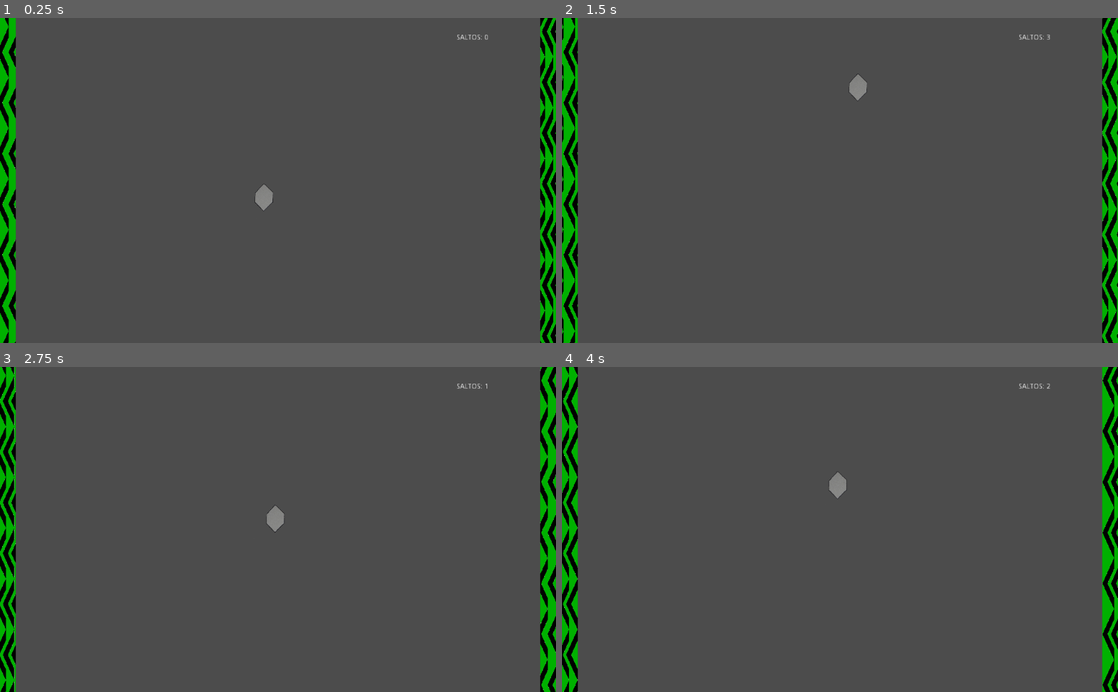
Above: before the commit, frames 1-4 (two rows, left to right).
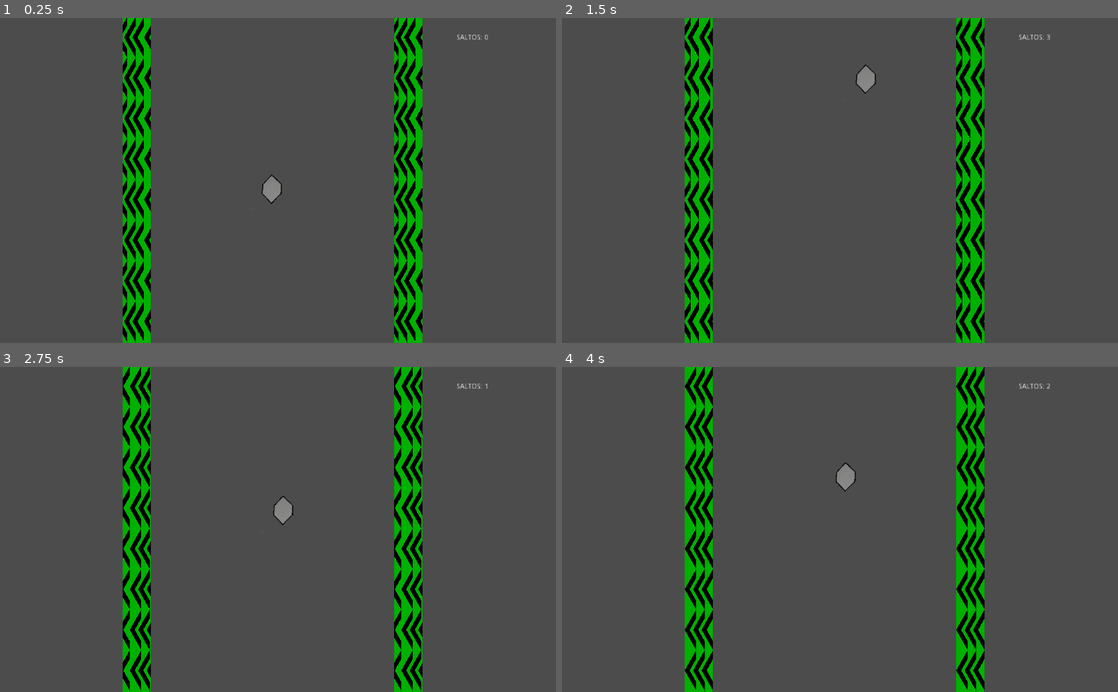
Above: after the commit, the same moments.

Repository: rustimacc/PROG3__TP05
Game: Godot game, scene res://Juego.tscn
Same seed, same stepped clock (60 frames per second), same inputs: the game is played once before the commit and once after it. The engine's default icon, where the game draws it, is replaced by a stand-in: a white triangle on a blue panel in a dark square.
Inputs (mouse positions are in pixels of both pictures, inside the frame that each line leads up to):
- Up to frame 1 (0.25 s): no input
- Up to frame 2 (1.5 s): move the mouse to (962, 164) at 0.52 s; tap R (reiniciar) at 0.6 s; click (962, 164) at 0.67 s; tap Space (salto) at 0.77 s; drag from (728, 196) to (845, 109) at 1.27 s
- Up to frame 3 (2.75 s): move the mouse to (333, 458) at 2.02 s; tap R (reiniciar) at 2.1 s; click (333, 458) at 2.17 s
- Up to frame 4 (4 s): drag from (812, 594) to (673, 480) at 2.77 s; move the mouse to (1006, 578) at 3.52 s; tap R (reiniciar) at 3.6 s; click (1006, 578) at 3.67 s; tap Space (salto) at 3.77 s

The runs differ from the first frame. In frame 1, 16% of the frame differs, in the area x 0-100%, y 0-100%; in frame 2, 16%; in frame 3, 16%; in frame 4, 16%.

Commit message:
Se agregó funcionalidad del shader cambio dirección de flecha. Se agregó animación de outline del jugador al colisionar pared

Diff:
--- a/Juego.tscn
+++ b/Juego.tscn
@@ -12,16 +12,16 @@
 script = ExtResource( 3 )
 
 [node name="Jugador" parent="." instance=ExtResource( 1 )]
-position = Vector2( 485.632, 315.239 )
+position = Vector2( 500, 300 )
 z_index = -1
 physics_material_override = SubResource( 1 )
 DireLateral = 50
 
 [node name="Pared" parent="." instance=ExtResource( 2 )]
-position = Vector2( 1019.45, 261.157 )
+position = Vector2( 750, 300 )
 
 [node name="Pared2" parent="." instance=ExtResource( 2 )]
-position = Vector2( 0.533508, 299.248 )
+position = Vector2( 250, 300 )
 
 [node name="spawnear bloques" type="Timer" parent="."]
 wait_time = 4.0
--- a/Jugador.gd
+++ b/Jugador.gd
@@ -10,13 +10,17 @@
 var controlesActivos
 var congelado
 var arma
+var animator
 
 func _ready():
 	DireLateral=50
 	set_bounce(1)
 	controlesActivos=true
 	congelado=false
+
+	animator=$Animator
 	$BarraCongelado.visible=congelado
+
 	timer=Timer.new()
 	timer.set_one_shot(true)
 	timer.set_wait_time(delay)
@@ -49,10 +53,11 @@
 func _on_Jugador_body_entered(body):
 	if body.is_in_group("pared"):
 		DireLateral*=-1
+		animator.play("choquePared")
 		if DireLateral>0:
-			body.emit_signal("cambiardireccionflecas",-1)
+			body.emit_signal("cambiardireccionflecas",1.0)
 		else:
-			body.emit_signal("cambiardireccionflecas",1)
+			body.emit_signal("cambiardireccionflecas",-1.0)
 		print("colision")
 
 
@@ -101,4 +106,5 @@
 #Barra que muestra el tiempo que le queda congelado
 func BarraCongeladaUI():
 	$BarraCongelado.visible=true
+
 	$BarraCongelado.value=$Congelado.get_time_left()
--- a/Jugador.tscn
+++ b/Jugador.tscn
@@ -1,10 +1,33 @@
-[gd_scene load_steps=4 format=2]
+[gd_scene load_steps=7 format=2]
 
 [ext_resource path="res://Sprites/PARCELA RELLENA.png" type="Texture" id=1]
 [ext_resource path="res://Jugador.gd" type="Script" id=2]
+[ext_resource path="res://Shaders/outline.shader" type="Shader" id=3]
 
-[sub_resource type="StyleBoxFlat" id=1]
+[sub_resource type="ShaderMaterial" id=1]
+shader = ExtResource( 3 )
+shader_param/anchoLinea = 4.0
+shader_param/color_outline = null
+shader_param/multiplicadorTiempo = 1.0
+
+[sub_resource type="StyleBoxFlat" id=2]
 bg_color = Color( 0.807843, 0.0784314, 0.0784314, 1 )
+
+[sub_resource type="Animation" id=3]
+resource_name = "choquePared"
+length = 0.2
+tracks/0/type = "value"
+tracks/0/path = NodePath("Sprite:material:shader_param/anchoLinea")
+tracks/0/interp = 1
+tracks/0/loop_wrap = true
+tracks/0/imported = false
+tracks/0/enabled = true
+tracks/0/keys = {
+"times": PoolRealArray( 0, 0.2 ),
+"transitions": PoolRealArray( 1, 1 ),
+"update": 0,
+"values": [ 30.0, 4.0 ]
+}
 
 [node name="Jugador" type="RigidBody2D"]
 mode = 2
@@ -16,6 +39,7 @@
 DireLateral = 80
 
 [node name="Sprite" type="Sprite" parent="."]
+material = SubResource( 1 )
 scale = Vector2( 0.1, 0.1 )
 z_index = -1
 texture = ExtResource( 1 )
@@ -46,13 +70,16 @@
 margin_top = 26.7248
 margin_right = 27.5396
 margin_bottom = 40.7248
-custom_styles/fg = SubResource( 1 )
+custom_styles/fg = SubResource( 2 )
 max_value = 5.0
 value = 5.0
 percent_visible = false
 __meta__ = {
 "_edit_use_anchors_": false
 }
+
+[node name="Animator" type="AnimationPlayer" parent="."]
+anims/choquePared = SubResource( 3 )
 [connection signal="body_entered" from="." to="." method="_on_Jugador_body_entered"]
 [connection signal="area_entered" from="Area2D" to="." method="_on_Area2D_area_entered"]
 [connection signal="timeout" from="Disparo" to="." method="_on_Disparo_timeout"]
--- a/Objetos/pared.gd
+++ b/Objetos/pared.gd
@@ -3,12 +3,15 @@
 signal cambiardireccionflecas(value)
 
 func _ready():
-	$Sprite.material.set_shader_param("Espejado", -1)
+	#$Sprite.material.set_shader_param("espejado", -1.0)
+	#get_node("Sprite").get_material().set_shader_param("Espejado", -1)
+
 	pass # Replace with function body.
 
 
 
 func _on_Pared_cambiardireccionflecas(value):
-	$Sprite.material.set_shader_param ( "Espejado", value)
+	#$Sprite.get_material().set_shader_param("Espejado", value)
+	$Sprite.material.set_shader_param ( "espejado", value)
 	print("hola, esto funciona")
 	pass # Replace with function body.
--- a/Objetos/pared.tscn
+++ b/Objetos/pared.tscn
@@ -1,15 +1,26 @@
-[gd_scene load_steps=6 format=2]
+[gd_scene load_steps=7 format=2]
 
 [ext_resource path="res://Sprites/flechas 2.png" type="Texture" id=1]
 [ext_resource path="res://Shaders/Flechas moviles.shader" type="Shader" id=2]
 [ext_resource path="res://Objetos/pared.gd" type="Script" id=3]
 
-[sub_resource type="ShaderMaterial" id=1]
+[sub_resource type="ShaderMaterial" id=3]
 shader = ExtResource( 2 )
 shader_param/dire = Vector2( -1, 0 )
 shader_param/espejado = 1.0
-shader_param/cantidadFlechasVerticales = 8.0
+shader_param/cantidadFlechasVerticales = 10.0
 shader_param/vel = 1.0
+
+[sub_resource type="GDScript" id=4]
+script/source = "extends Sprite
+
+
+func _ready():
+	material.set_shader_param(\"Espejado\",-1.0)
+	pass # Replace with function body.
+
+
+"
 
 [sub_resource type="RectangleShape2D" id=2]
 extents = Vector2( 24.8333, 375.361 )
@@ -21,11 +32,12 @@
 script = ExtResource( 3 )
 
 [node name="Sprite" type="Sprite" parent="."]
-material = SubResource( 1 )
+material = SubResource( 3 )
 position = Vector2( 2.19809, -2.05805 )
 scale = Vector2( 0.0534352, 1.05819 )
 texture = ExtResource( 1 )
 flip_h = true
+script = SubResource( 4 )
 
 [node name="Coll" type="CollisionShape2D" parent="."]
 shape = SubResource( 2 )
--- a/Shaders/Flechas moviles.shader
+++ b/Shaders/Flechas moviles.shader
@@ -1,7 +1,7 @@
 shader_type canvas_item;
 
 uniform vec2 dire=vec2(-1.0,0.0);
-uniform float espejado=1;
+uniform float espejado=1.0;
 uniform float cantidadFlechasVerticales=8;
 uniform float vel=1;
 
--- a/Shaders/outline.shader
+++ b/Shaders/outline.shader
@@ -2,10 +2,12 @@
 
 uniform float anchoLinea : hint_range(0.0,30.0);
 uniform vec4 color_outline : hint_color;
+uniform float multiplicadorTiempo;
 
 void fragment(){
 
-	float tamanio= anchoLinea * 1.0 / float (textureSize(TEXTURE,0).x);
+	//float tamanio= anchoLinea * 1.0*cos(TIME*multiplicadorTiempo) / float (textureSize(TEXTURE,0).x); EFECTO CONTRACCION DEL OUTLINE
+	float tamanio= anchoLinea * 3.0 / float (textureSize(TEXTURE,0).x);
 
 	vec4 colortex=texture(TEXTURE,UV);
 	float alfa=-8.0*colortex.a;
